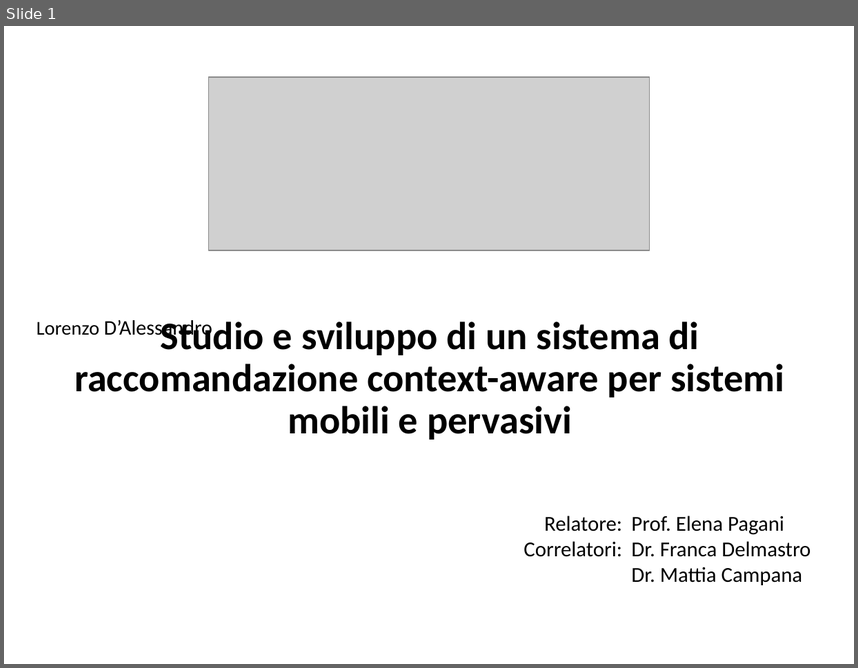
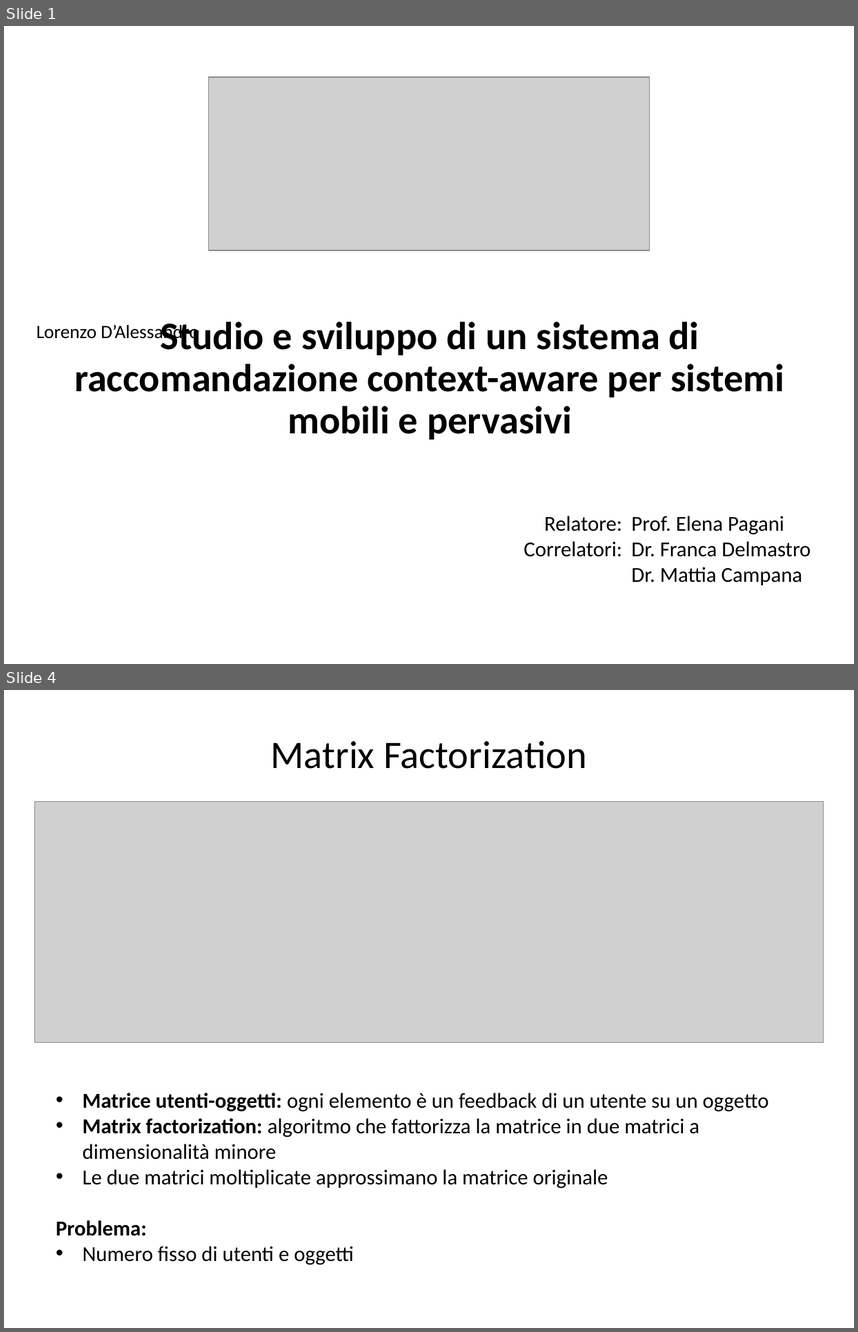
Before and after one commit to CriptHunter/tesi, a slide deck: presentazione/presentazione.pptx. Shown one above the other, each under a label of ours: slide 1 before the commit, slides 1 and 4 after it; the slides between them are not shown. The pictures are 858x668 and 858x1332 pixels, drawn with LibreOffice and Linux fonts; fonts in the diff are those of the drawing; grey boxes stand for pictures. Boxes give left, top, right and bottom in pixels: in the first picture for what was removed or moved away, otherwise in the second. Text is boxed around its words. In the diff, an @@ line names an element or a change of style, - is before the commit and + after.

```diff
--- a/presentazione/presentazione.pptx
+++ b/presentazione/presentazione.pptx
@@ slide 4 added at (4, 690, 854, 1328), background #FFFFFF @@
@@ text added at (271, 741, 587, 769), 33 pt, text #000000 @@
+Matrix Factorization
@@ picture added at (34, 801, 822, 1042) @@
@@ text added at (56, 1092, 769, 1265), 18 pt, text #000000 @@
+• Matrice utenti-oggetti: ogni elemento è un feedback di un utente su un oggetto
+• Matrix factorization: algoritmo che fattorizza la matrice in due matrici a dimensionalità minore
+• Le due matrici moltiplicate approssimano la matrice originale
+Problema:
+• Numero fisso di utenti e oggetti
@@ slide 1 changed as well @@
@@ subtitle "Lorenzo D’Alessandro" at (36, 323, 199, 343): size 16.6 to 16 pt in "Lorenzo"; size 17.6 to 16 pt in "D’Alessandro"; line spacing 0.7 to 0.9; more space between paragraphs @@
```
Also in this commit, not shown: 6 other slides changed, 4 other slides added, 4 slides removed, 8 other files.
